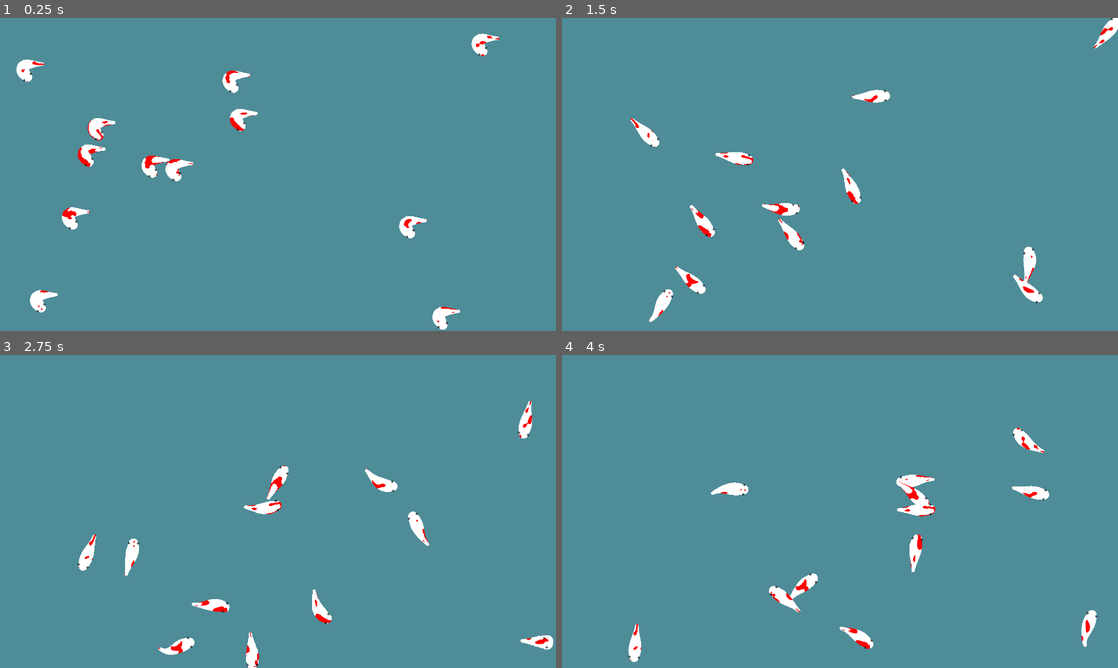
Above: before the commit, frames 1-4 (two rows, left to right).
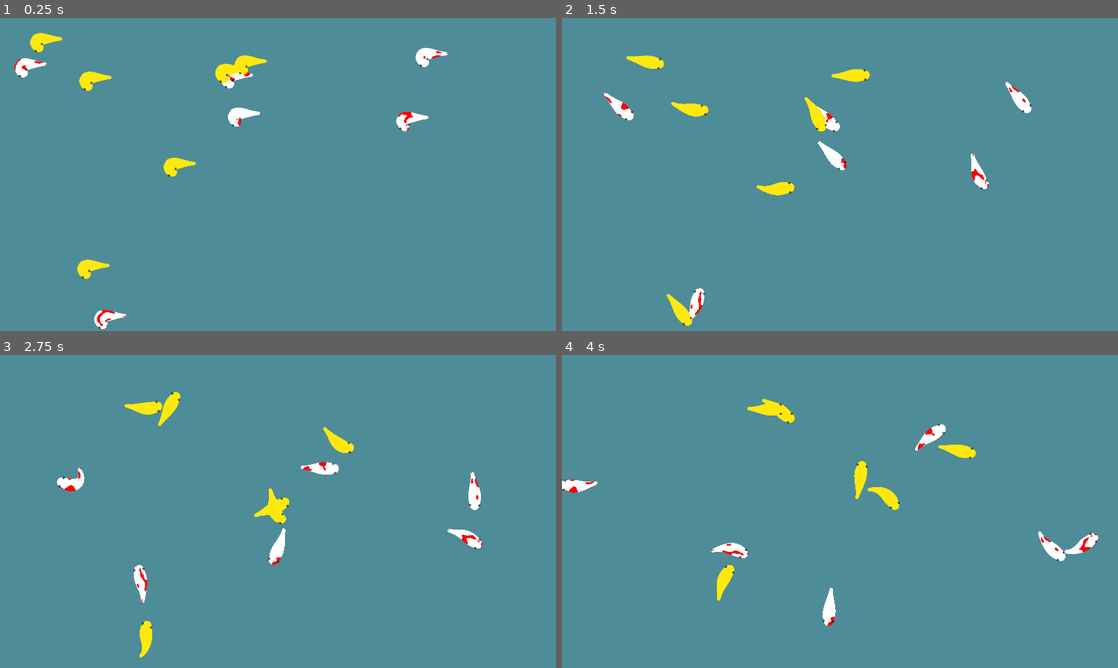
Above: after the commit, the same moments.

Repository: Dowsley/procedural-vivarium
Game: Godot game, scene res://src/game.tscn
Two runs of this game, one before a commit and one after it. Both use one fixed random seed, a clock stepped at 60 frames per second and the inputs below.
Inputs:
- Up to frame 1 (0.25 s): no input
- Up to frame 2 (1.5 s): no input
- Up to frame 3 (2.75 s): no input
- Up to frame 4 (4 s): no input

The runs differ from the first frame. In frame 1, 3.8% of the frame differs, in the area x 2-90%, y 4-100%; in frame 2, 4.6%; in frame 3, 4.5%; in frame 4, 4.6%, in the area x 0-97%, y 14-99%.

Commit message:
Add new koi type

Diff:
--- /dev/null
+++ b/data/koi_types/ki-goi.tres
@@ -0,0 +1,16 @@
+[gd_resource type="NoiseTexture2D" load_steps=3 format=3 uid="uid://c0fxsfyn3o6i8"]
+
+[sub_resource type="Gradient" id="Gradient_3rbu3"]
+interpolation_mode = 1
+offsets = PackedFloat32Array(0)
+colors = PackedColorArray(1, 0.913725, 0.0588235, 1)
+
+[sub_resource type="FastNoiseLite" id="FastNoiseLite_xhdne"]
+seed = 1177730168
+frequency = 0.0021
+fractal_weighted_strength = 1.0
+
+[resource]
+width = 1024
+color_ramp = SubResource("Gradient_3rbu3")
+noise = SubResource("FastNoiseLite_xhdne")
--- a/src/game.gd
+++ b/src/game.gd
@@ -3,9 +3,31 @@
 @export var num_kois := 3
 @export var koi_scene: PackedScene
 
+var textures: Array[NoiseTexture2D] = []
+
 func _ready() -> void:
+	textures = load_koi_textures()
+
+	randomize()
 	var screen_size := get_viewport_rect().size
 	for i in num_kois:
 		var koi: Koi = koi_scene.instantiate()
+		koi.load_texture(textures.pick_random())
 		koi.position = Vector2(randi_range(0+koi.radius, screen_size.x-koi.radius), randi_range(0+koi.radius, screen_size.y-koi.radius))
 		add_child(koi)
+
+
+func load_koi_textures() -> Array[NoiseTexture2D]:
+	var textures: Array[NoiseTexture2D] = []
+	var dir = DirAccess.open("res://data/koi_types")
+	dir.list_dir_begin()
+	if dir != null:
+		var file_name := dir.get_next()
+		while file_name != "":
+			if file_name.ends_with(".tres"):
+				var resource_path := "res://data/koi_types/" + file_name
+				var texture: NoiseTexture2D = ResourceLoader.load(resource_path)
+				if texture != null:
+					textures.append(texture)
+			file_name = dir.get_next()
+	return textures
--- a/src/koi.gd
+++ b/src/koi.gd
@@ -20,7 +20,10 @@
 func _ready() -> void:
 	init_segments()
 	width = radius
-	texture = texture.duplicate()
+
+
+func load_texture(tex: Texture2D) -> void:
+	texture = tex.duplicate()
 	texture.noise = texture.noise.duplicate()
 	texture.noise.seed = randi()
 
--- a/src/koi.tscn
+++ b/src/koi.tscn
@@ -20,6 +20,7 @@
 turn_speed = 0.05
 random_turn_frequency = 0.03
 max_turn_angle = 120.0
+velocity = Vector2(2, 2)
 
 [node name="LeftEye" parent="." instance=ExtResource("4_4aotf")]
 
